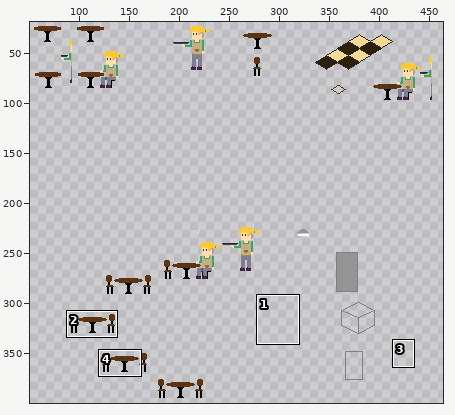
Two states of a sprite sheet, Assets/Sprites/Items/Things.png. The first picture is a wide view before the edit; the outline marks the close-up.
Close-up. The starting point:
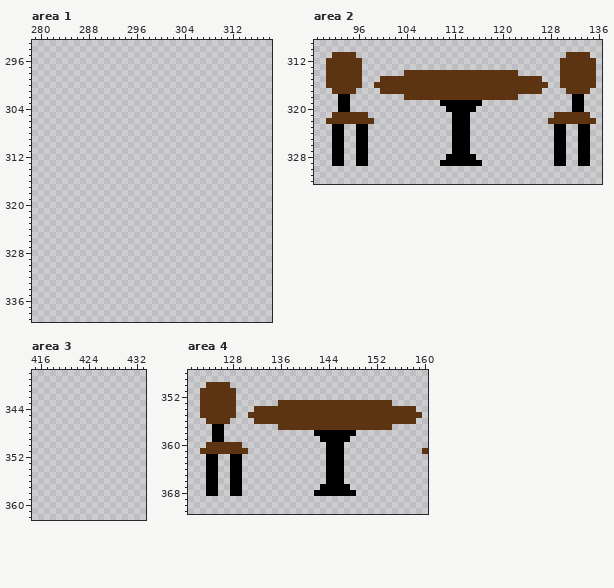
The file is 512x512 pixels. Colours within 5 levels of each other are drawn and written as one. Shown: area 1: x 279..318, y 293..339; area 2: x 89..136, y 309..332; area 3: x 415..433, y 338..362; area 4: x 121..160, y 348..371. The wide view leaves out empty margins. The commit also changed other parts of the picture, which this record leaves out.
After:
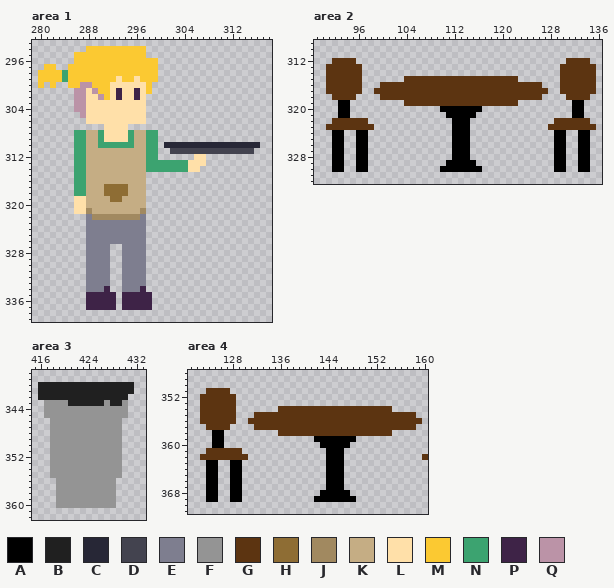
Palette (. is transparent): A #000000  B #202020  C #272736  D #43434f  E #7e7e8f  F #949494  G #5c3411  H #8e6d34  J #a18960  K #c5ad84  L #ffe0a9  M #fbc932  N #3ca370  P #3e2347  Q #bb93a7
Changes in this commit:
Changed rows in their new state; - is an unchanged pixel.
Area 1:
first column x 280:
294 --------MMMMMMMMMM-------------------
295 ------MMMMMMMMMMMM-------------------
296 ------MMMMMMMMMMMMMM-----------------
297 -MM--MMMMMMMMMMMMMMM-----------------
298 MMMMNMMMMMMMMMMMMMMM-----------------
299 MMMMNMMMMMMMMLMMLMMM-----------------
300 M-M--MMQQMMMLLLLLLM------------------
301 ------QQLQMMLPLLPLM------------------
302 ------QQLLQMLPLLPL-------------------
303 ------QQLLLLLLLLLL-------------------
304 ------QQLLLLLLLLLL-------------------
305 -------QLLLLLLLLLL-------------------
306 --------LLLLLLLLLL-------------------
307 -----------LLLL----------------------
308 ------NNKKNLLLLNKKNN-----------------
309 ------NNKKNLLLLNKKNN-----------------
310 ------NNKKNNNNNNKKNN-CCCCCCCCCCCCCCCC
311 ------NNKKKKKKKKKKNN--DDDDDDDDDDDDDD-
312 ------NNKKKKKKKKKKNN------LL---------
313 ------NNKKKKKKKKKKNNNNNNNLLL---------
314 ------NNKKKKKKKKKKNNNNNNNLL----------
315 ------NNKKKKKKKKKK-------------------
316 ------NNKKKKKKKKKK-------------------
317 ------NNKKKHHHHKKK-------------------
318 ------NNKKKHHHHKKK-------------------
319 ------LLKKKKHHKKKK-------------------
320 ------LLKKKKKKKKKK-------------------
321 ------LLJKKKKKKKKJ-------------------
322 --------EJJJJJJJJE-------------------
323 --------EEEEEEEEEE-------------------
324 --------EEEEEEEEEE-------------------
325 --------EEEEEEEEEE-------------------
326 --------EEEEEEEEEE-------------------
327 --------EEEE--EEEE-------------------
328 --------EEEE--EEEE-------------------
329 --------EEEE--EEEE-------------------
330 --------EEEE--EEEE-------------------
331 --------EEEE--EEEE-------------------
332 --------EEEE--EEEE-------------------
333 --------EEEE--EEEE-------------------
334 --------EEEP--EEEP-------------------
335 --------PPPPP-PPPPP------------------
336 --------PPPPP-PPPPP------------------
337 --------PPPPP-PPPPP------------------
Area 2:
first column x 91:
311 -....-----------------------------------....-
312 .----.---------------------------------.----.
314 -------------...................-------------
315 ---------....-------------------....---------
316 --------.---------------------------.--------
317 G----G--G---------------------------G--G----G
318 -GGGG----GGGG-------------------GGGG----GGGG-
319 -------------GGGGGGGGGGGGGGGGGGG-------------
320 -------------------A-----A-------------------
321 -.AA...-------------A---A-------------...AA.-
322 .------.-----------------------------.------.
323 GGGGGGGG-----------------------------GGGGGGGG
first column x 92:
328 -------------------.---.-------------------
329 ------------------.-----.------------------
330 AA--AA------------AAAAAAA------------AA--AA
Area 3:
first column x 416:
340 BBBBBBBBBBBBBBBB
341 BBBBBBBBBBBBBBBB
342 BBBBBBBBBBBBBBB-
343 -FFFFBBBBBBFBBF-
344 -FFFFFFFFFFFFFF-
345 -FFFFFFFFFFFFFF-
346 --FFFFFFFFFFFF--
347 --FFFFFFFFFFFF--
348 --FFFFFFFFFFFF--
349 --FFFFFFFFFFFF--
350 --FFFFFFFFFFFF--
351 --FFFFFFFFFFFF--
352 --FFFFFFFFFFFF--
353 --FFFFFFFFFFFF--
354 --FFFFFFFFFFFF--
355 --FFFFFFFFFFFF--
356 ---FFFFFFFFFF---
357 ---FFFFFFFFFF---
358 ---FFFFFFFFFF---
359 ---FFFFFFFFFF---
360 ---FFFFFFFFFF---
Area 4:
first column x 123:
350 -....---------------------------------
351 .----.--------------------------------
353 -------------...................------
354 ---------....-------------------....--
355 --------.---------------------------.-
356 G----G--G---------------------------G-
357 -GGGG----GGGG-------------------GGGG--
358 -------------GGGGGGGGGGGGGGGGGGG------
359 -------------------A-----A------------
360 -.AA...-------------A---A-------------
361 .------.-----------------------------.
362 GGGGGGGG-----------------------------G
first column x 124:
367 -------------------.---.-
368 ------------------.-----.
369 AA--AA------------AAAAAAA
